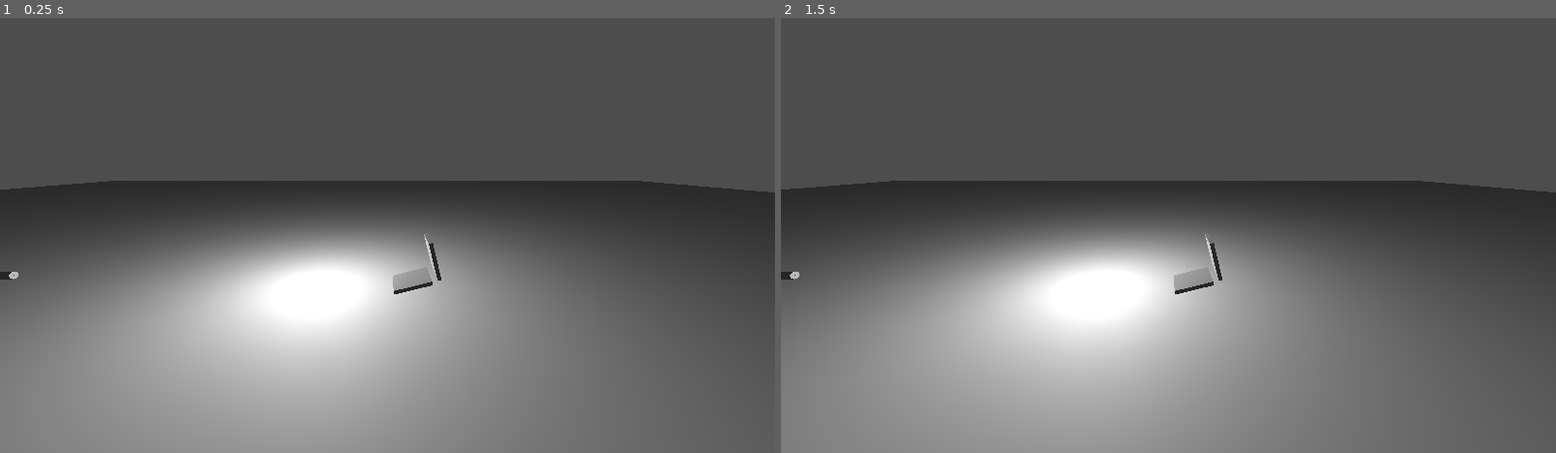
Above: before the commit, frames 1-2 (left to right).
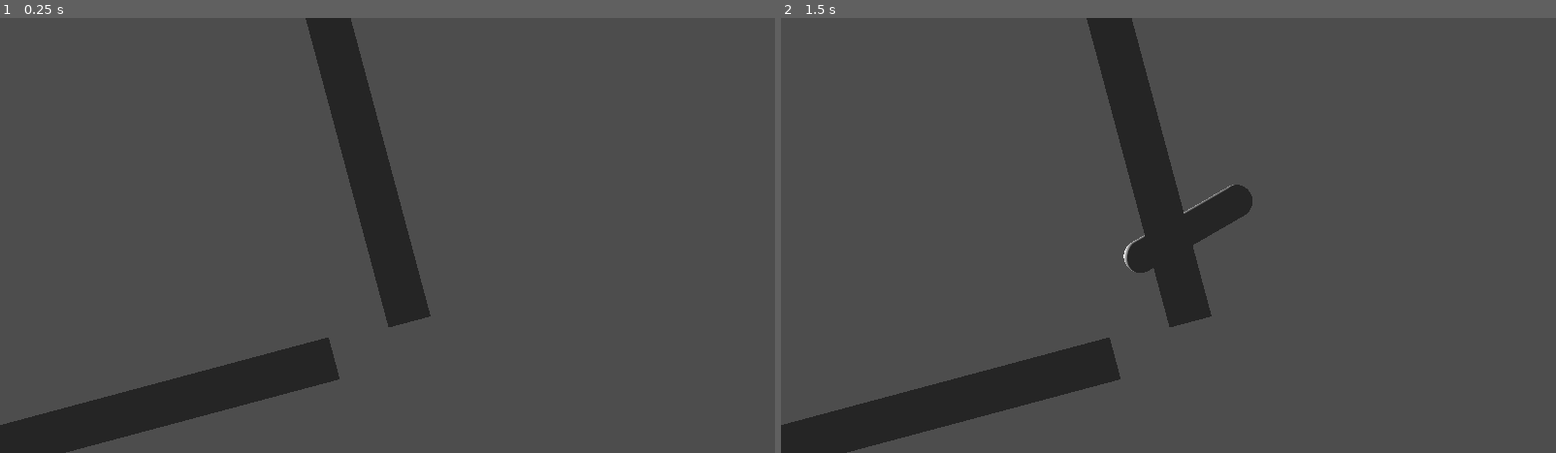
Above: after the commit, the same moments.

Repository: KrzysztofSieczkiewicz/Godot-ArmorPenetrationTest
Game: Godot game, scene res://Main.tscn
The game is run twice, just before and just after one commit, with the same random seed, the same clock (stepped at 60 frames per second) and the same inputs.
Inputs (mouse positions are in pixels of both pictures, inside the frame that each line leads up to):
- Up to frame 1 (0.25 s): no input
- Up to frame 2 (1.5 s): tap Enter at 0.5 s; move the mouse to (1339, 213) at 0.52 s; click (1339, 213) at 0.6 s; tap Space at 1.25 s; move the mouse to (1013, 257) at 1.27 s; click (1013, 257) at 1.35 s

The runs differ from the first frame. In frame 1, 45% of the frame differs, in the area x 0-100%, y 0-100%; in frame 2, 46%.

Commit message:
probing return type update, planning

Diff:
--- a/Main.tscn
+++ b/Main.tscn
@@ -40,3 +40,18 @@
 
 [node name="Camera3D" type="Camera3D" parent="." unique_id=293107762]
 transform = Transform3D(-4.222196e-08, -0.25881907, 0.9659258, -1.131334e-08, 0.9659259, 0.25881907, -1, 8.881784e-16, -4.371139e-08, 7.065508, 6, -3.3647938)
+
+[node name="Camera3D2" type="Camera3D" parent="." unique_id=154548304]
+transform = Transform3D(-4.371139e-08, 0, 1, 0, 1, 0, -1, 0, -4.371139e-08, 1.230737, 3.2757561, -4.6177735)
+projection = 1
+current = true
+
+[node name="CSGSphere3D" type="CSGSphere3D" parent="." unique_id=2074179560]
+transform = Transform3D(1, 0, 0, 0, 1, 0, 0, 0, 1, 0, 3.241, -4.573)
+visible = false
+radius = 0.1
+
+[node name="CSGSphere3D2" type="CSGSphere3D" parent="." unique_id=976018727]
+transform = Transform3D(1, 0, 0, 0, 1, 0, 0, 0, 1, 0, 3.292, -4.663)
+visible = false
+radius = 0.1
--- a/Projectile/AP/ap_shell.gd
+++ b/Projectile/AP/ap_shell.gd
@@ -31,10 +31,29 @@
 create external manager class that will determine both armor and shell behaviour post hit
 """
 
+
+"""
+NOW:
+	- add another variable that determines position of the tip in relation to the center (or just tip position if better)
+	- allow for rotating and moving the shell in relation to the tip point
+	- on penetration - move the shell so the tip is on exit_point
+	- retrigger the probing for penetration(?) - shapecast is problematic here as it can collide with the same armor piece, but any exclusions will make it ignore the collider if it hits it again (e.g. internal corner pen)
+		it seems that the best way forward is moving towards a single raycast (change to bundle later)
+"""
+"""
+NEXT:
+	- consider grouping collisions if armor colliders are joined together or very close - then there are single main entry-exit point is responsible for spalling and minor entry-exit for each layer and thickness calc
+	- consider switch from single raycast to a bundle - then probed thickness might be weight-averaged from different probings:
+		Make the tip a main raycast - when it collides/penetrates, the supporting raycasts probe only the same collider
+		if the main raycast doesn't find anything, check supporting raycasts
+		- check how to limit missing detection on hitting thin plate from the side
+"""
+
 @export var muzzle_velocity: float = 1200.0 		# m/s
 @export var mass: float = 15.0 						# kg
 @export var shell_radius: float = 0.05 				# m
 @export var ogive_radius: float = 3*shell_radius 	# m
+@export var shell_length: float = 0.33				# m
 
 @export var ricochet_critical_zone_angle: float = 55.0 # above this - maybe pen
 @export var ricochet_threshold_angle: float = 70.0 # above this - pen
@@ -76,7 +95,7 @@
 func _physics_process(delta: float) -> void:
 	space_state = get_world_3d().direct_space_state
 
-	current_velocity.y -= 9.81 * delta
+	#current_velocity.y -= 9.81 * delta
 
 	var start_pos = global_position
 	var travel_vector = current_velocity * delta
@@ -240,10 +259,16 @@
 func _handle_penetration(packet: ResolutionPacket, impact_angle: float):
 	var effective_angle = max(0.0, impact_angle - normalization_factor) # normalization
 	var impact_vector_norm: Vector3 = packet.projectile_velocity.normalized()
-	var armor_thickness = BallisticProber.probe_thickness(space_state, packet.impact_point, impact_vector_norm)
+	var armor_probing_result = BallisticProber.probe_thickness(space_state, packet.impact_point, impact_vector_norm)
 
 	push_warning("Penetration")
-	push_warning("Probed thickness: ", armor_thickness)
-
-	queue_free()
-	pass
+	print("\nPenetration:")
+	print("entry point: ", armor_probing_result.entry_point)
+	print("exit point: ", armor_probing_result.exit_point)
+	print("thickness: ", armor_probing_result.thickness)
+
+	print("old global position: ", global_position)
+	global_position = armor_probing_result.exit_point
+	print("new global position: ", global_position)
+	#queue_free()
+	current_velocity = Vector3.ZERO
--- a/Projectile/ballistic_prober.gd
+++ b/Projectile/ballistic_prober.gd
@@ -2,42 +2,42 @@
 extends RefCounted
 
 const RAY_LENGTH: float = 1.5
-const RAY_ORIGIN_OFFSET: float = 0.01
+const RAY_ORIGIN_OFFSET: float = 0.002
 const RAY_EXIT_ORIGIN_STEP: float = 0.25
+
+
+class ArmorProbingPacket:
+	var entry_point: Vector3
+	var exit_point: Vector3
+	var thickness: float
+
 
 static func probe_thickness(
 	space_state: PhysicsDirectSpaceState3D,
 	origin_point: Vector3,
 	direction_normalized: Vector3,
-	collision_mask: int = 4294967295 								# TODO: By default checks all layers - switch later
-) -> float:
-
+	collision_mask: int = 4294967295 								# TODO: Not used at all - find a way later (might be better to just accept RID of the target collider as an arg)
+) -> ArmorProbingPacket:
+	var probing_result = ArmorProbingPacket.new()
 	var entry_result = _find_entry_point(space_state, origin_point, direction_normalized, collision_mask)
 
-	print("\nThickness probe:")
-	print("Origin point: ", origin_point)
-	print("Direction normalized: ", direction_normalized)
-	print("Ray length: ", RAY_LENGTH)
-	print("End point: ", origin_point + direction_normalized * RAY_LENGTH)
-
 	if not entry_result.is_empty():
-		var entry_point: Vector3 = entry_result.position
+		probing_result.entry_point = entry_result.position
 		var target_collider: CollisionObject3D = entry_result.collider
-		var exit_point_optional = _find_exit_point(space_state, entry_point, target_collider, direction_normalized, collision_mask)
+		var exit_point_optional = _find_exit_point(space_state, probing_result.entry_point, target_collider, direction_normalized, collision_mask)
 
 		if not exit_point_optional.is_empty():
-			var exit_point: Vector3 = exit_point_optional[0]
-			var thickness = (exit_point - entry_point).length()
+			probing_result.exit_point = exit_point_optional[0]
+			probing_result.thickness = (probing_result.exit_point - probing_result.entry_point).length()
 
-			print("Thickness: ", thickness)
-
-			return thickness
+			return probing_result
 		else:
 			push_error("Exit collision not found for collider %s" % target_collider.name)
 	else:
 		push_error("Entry collision not found")
 
-	return 0.0
+	return probing_result
+
 
 static func _find_entry_point(
 	space_state: PhysicsDirectSpaceState3D,
@@ -52,7 +52,7 @@
 	return space_state.intersect_ray(query_entry)
 
 
-static func _find_exit_point(
+static func _find_exit_point(														# TODO: both inefficient and might be working wrong with more complex colliders
 	space_state: PhysicsDirectSpaceState3D,
 	entry_point: Vector3,
 	target_collider: CollisionObject3D,
